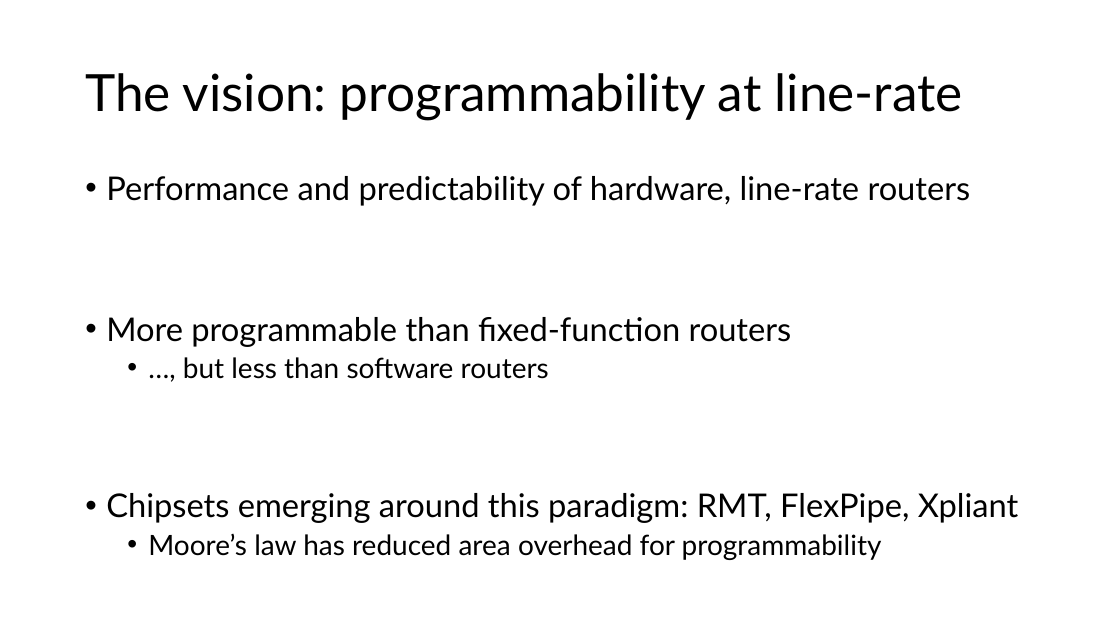
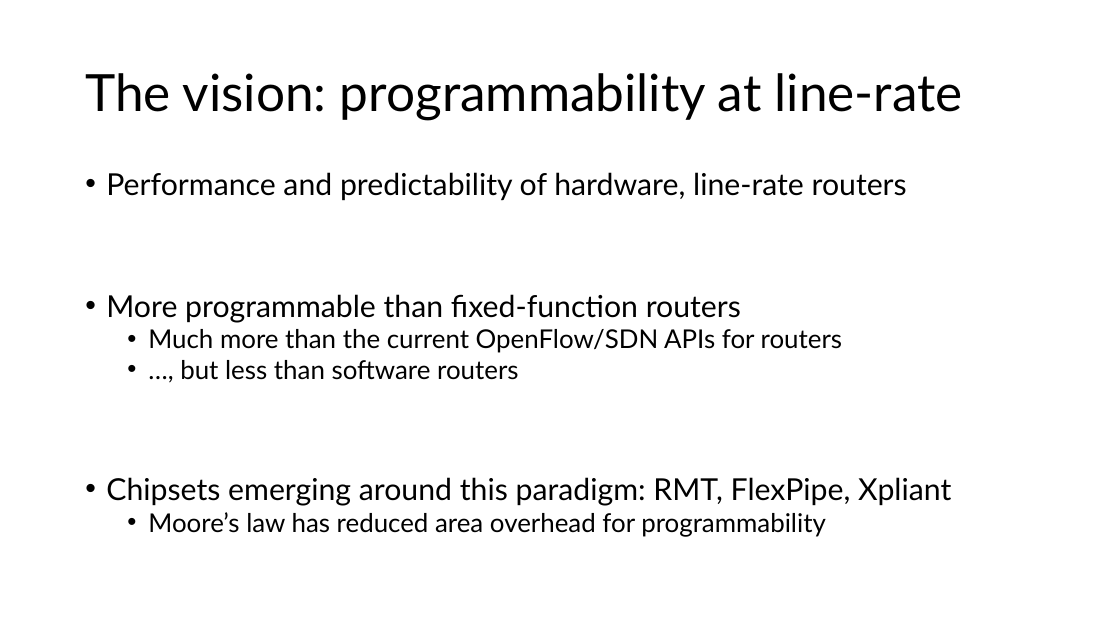
Before and after one commit to anirudhSK/pifo-domino-marple-ppts, a slide deck: slide 7 of domino_pifo.pptx. Drawn at 1120x630 pixels with LibreOffice and Linux fonts; fonts in the diff are those of the drawing. Boxes give left, top, right and bottom in pixels: in the first picture for what was removed or moved away, otherwise in the second. Text is boxed around its words. In the diff, an @@ line names an element or a change of style, - is before the commit and + after.

```diff
--- a/domino_pifo.pptx
+++ b/domino_pifo.pptx
@@ text at (106, 172, 951, 537): size 28 to 25.9 pt in "Performance and predictability of hardware, line-rate router ...", "More programmable than fixed-function routers", "Chipsets emerging around this paradigm: RMT, FlexPipe, ..."; size 24 to 22.2 pt in "…, but less than software routers", "Moore’s law has reduced area overhead for ..."; line spacing 0.9 to 0.8 @@
@@ text at (148, 329, 842, 353): paragraph added @@
+  • Much more than the current OpenFlow/SDN APIs for routers
```
Also in this commit, not shown: 1 other slide changed.
